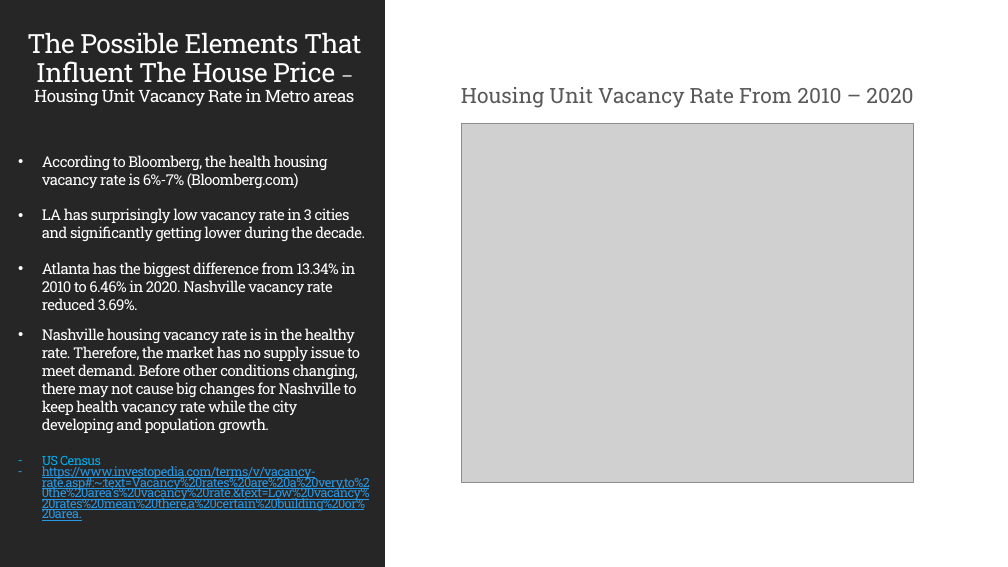
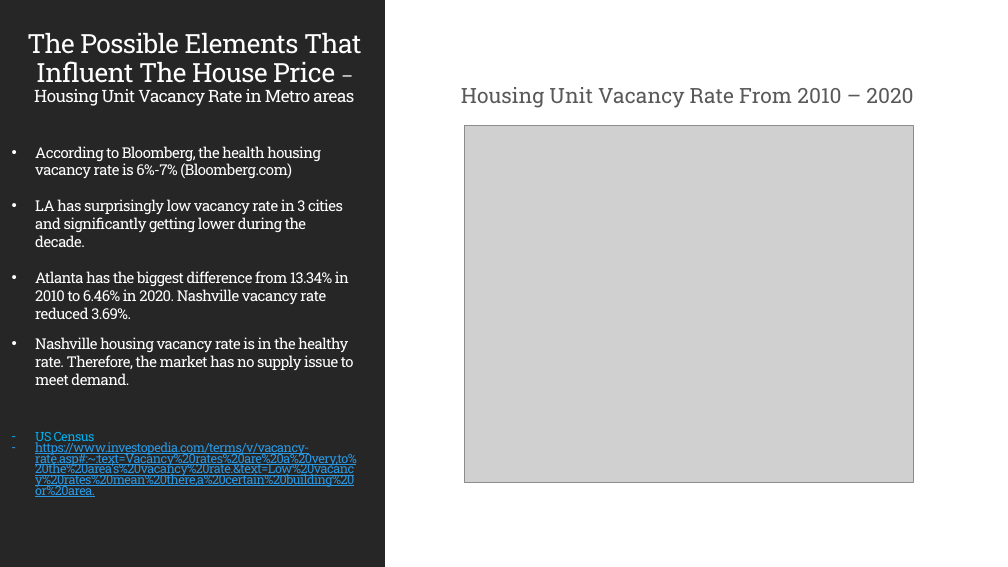
Before and after one commit to Liuchenxi1/Nashville-house-market-analysis, a slide deck: slide 8 of Nashville Housing.pptx. Drawn at 1008x567 pixels with LibreOffice and Linux fonts; fonts in the diff are those of the drawing; grey boxes stand for pictures. Boxes give left, top, right and bottom in pixels: in the first picture for what was removed or moved away, otherwise in the second. Text is boxed around its words. In the diff, an @@ line names an element or a change of style, - is before the commit and + after.

```diff
--- a/Nashville Housing.pptx
+++ b/Nashville Housing.pptx
@@ text "According to Bloomberg, the health ...": place and size @@
-text "According to Bloomberg, the health ..." at (42,155,370,521)
+text "According to Bloomberg, the health ..." at (35,146,357,497)
@@ text at (35,337,354,385): text changed @@
-• Nashville housing vacancy rate is in the healthy rate. Therefore, the market has no supply issue to meet demand. Before other conditions changing, there may not cause big changes for Nashville to keep health vacancy rate while the city developing and population growth.
+• Nashville housing vacancy rate is in the healthy rate. Therefore, the market has no supply issue to meet demand.
```
Also in this commit, not shown: 8 other slides changed, 1 other file.
